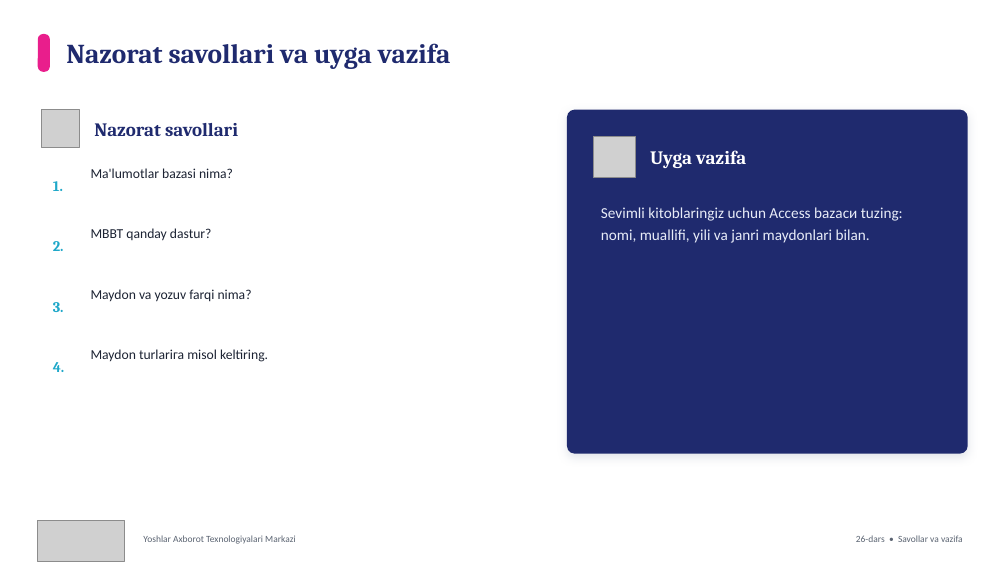
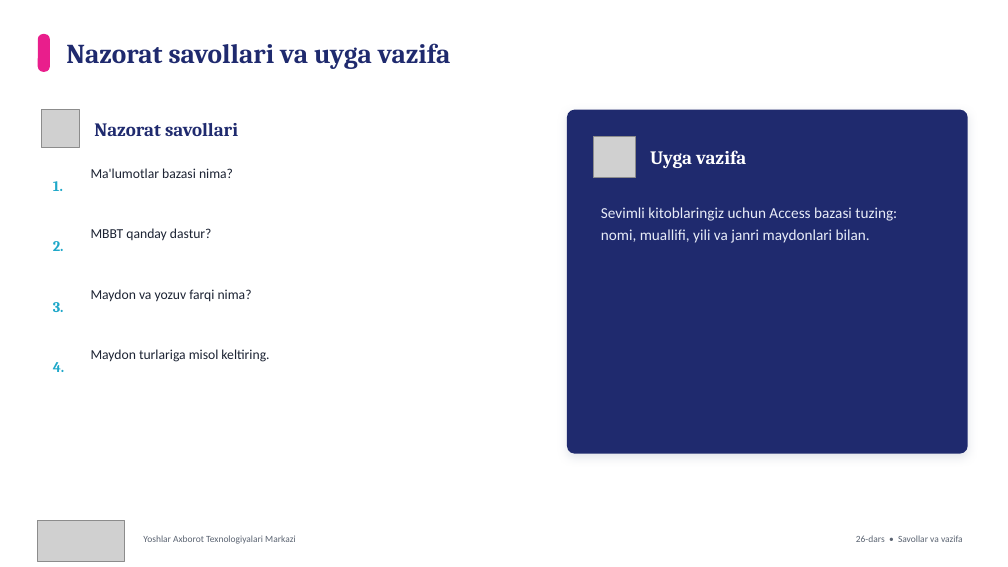
Before and after one commit to Xusanbek0039/kompyuter_savodxonligi_it_shaharcha, a slide deck: slide 6 of 26-dars - Ma'lumotlar bazasini boshqarish tizimlari (MBBT)/26-dars - Slayd.pptx. Drawn at 1008x567 pixels with LibreOffice and Linux fonts; fonts in the diff are those of the drawing; grey boxes stand for pictures. Boxes give left, top, right and bottom in pixels: in the first picture for what was removed or moved away, otherwise in the second. Text is boxed around its words. In the diff, an @@ line names an element or a change of style, - is before the commit and + after.

```diff
--- a/26-dars - Ma'lumotlar bazasini boshqarish tizimlari (MBBT)/26-dars - Slayd.pptx
+++ b/26-dars - Ma'lumotlar bazasini boshqarish tizimlari (MBBT)/26-dars - Slayd.pptx
@@ text at [601,207,897,243]: text changed @@
-Sevimli kitoblaringiz uchun Access bazаси tuzing: nomi, muallifi, yili va janri maydonlari bilan.
+Sevimli kitoblaringiz uchun Access bazasi tuzing: nomi, muallifi, yili va janri maydonlari bilan.
@@ text at [91,349,269,362]: text changed @@
-Maydon turlariга misol keltiring.
+Maydon turlariga misol keltiring.
```
Also in this commit, not shown: 1 other slide changed, 34 other files.
